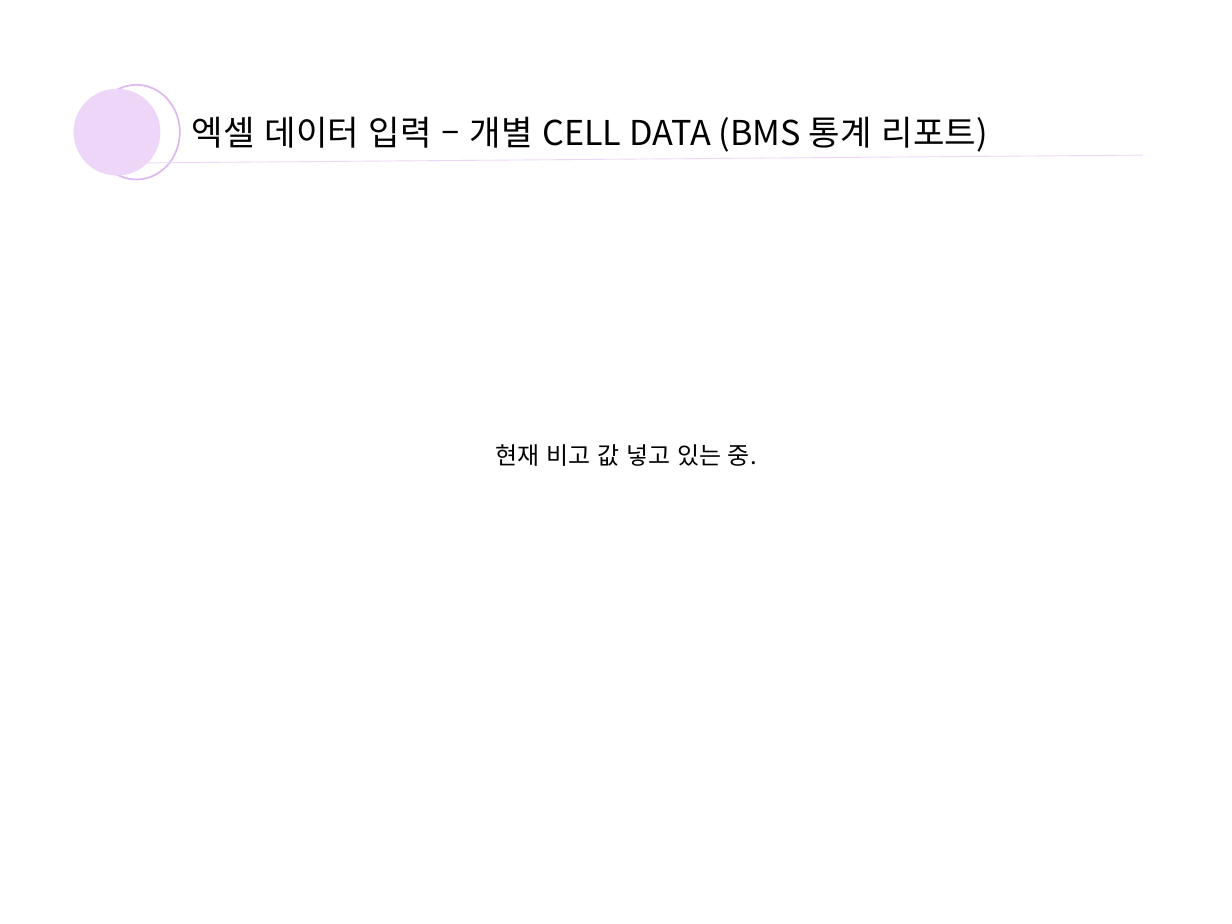
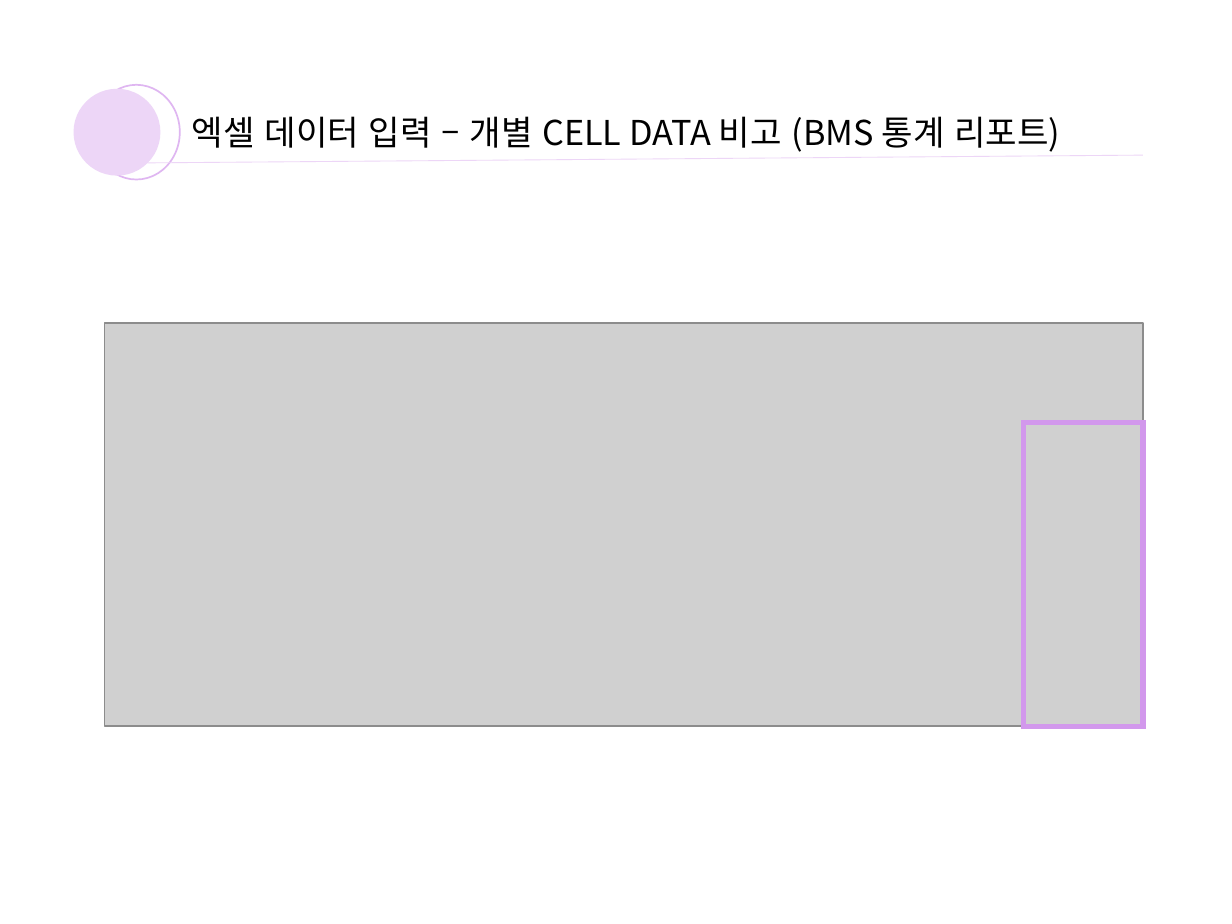
Before and after one commit to yoosooop/INTERN_log, a slide deck: slide 41 of bms 엑셀 파일 생성.pptx (slide 40 before the commit). Drawn at 1232x924 pixels with LibreOffice and Linux fonts; fonts in the diff are those of the drawing; grey boxes stand for pictures. Boxes give left, top, right and bottom in pixels: in the first picture for what was removed or moved away, otherwise in the second. Text is boxed around its words. In the diff, an @@ line names an element or a change of style, - is before the commit and + after.

```diff
--- a/bms 엑셀 파일 생성.pptx
+++ b/bms 엑셀 파일 생성.pptx
@@ text at (192, 116, 1060, 152): text changed @@
-엑셀 데이터 입력 – 개별 CELL DATA (BMS 통계 리포트)
+엑셀 데이터 입력 – 개별 CELL DATA 비고 (BMS 통계 리포트)
@@ picture added at (105, 323, 1143, 726) @@
@@ text removed at (496, 444, 757, 466) @@
-현재 비고 값 넣고 있는 중.
@@ rectangle added at (1023, 423, 1142, 727), outline #D298EC 3 pt @@
```
Also in this commit, not shown: 5 other slides changed, 4 slides added.
